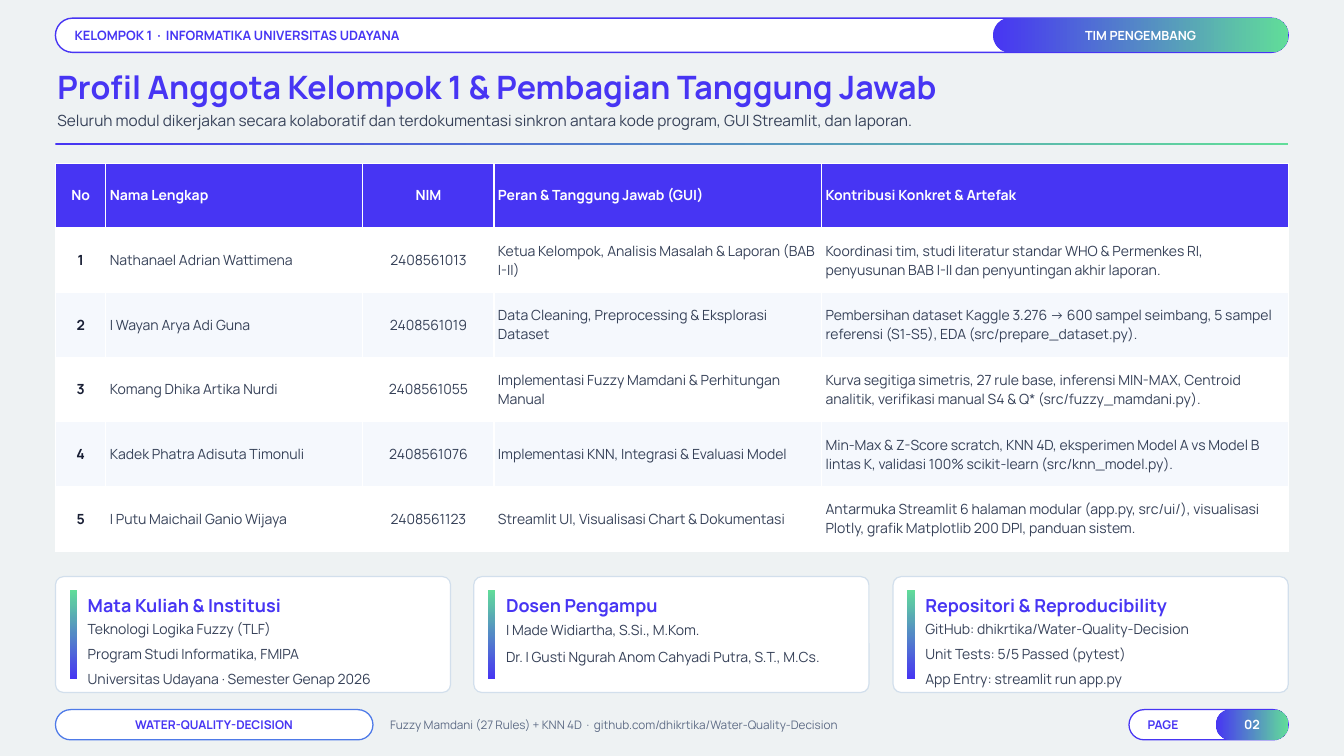
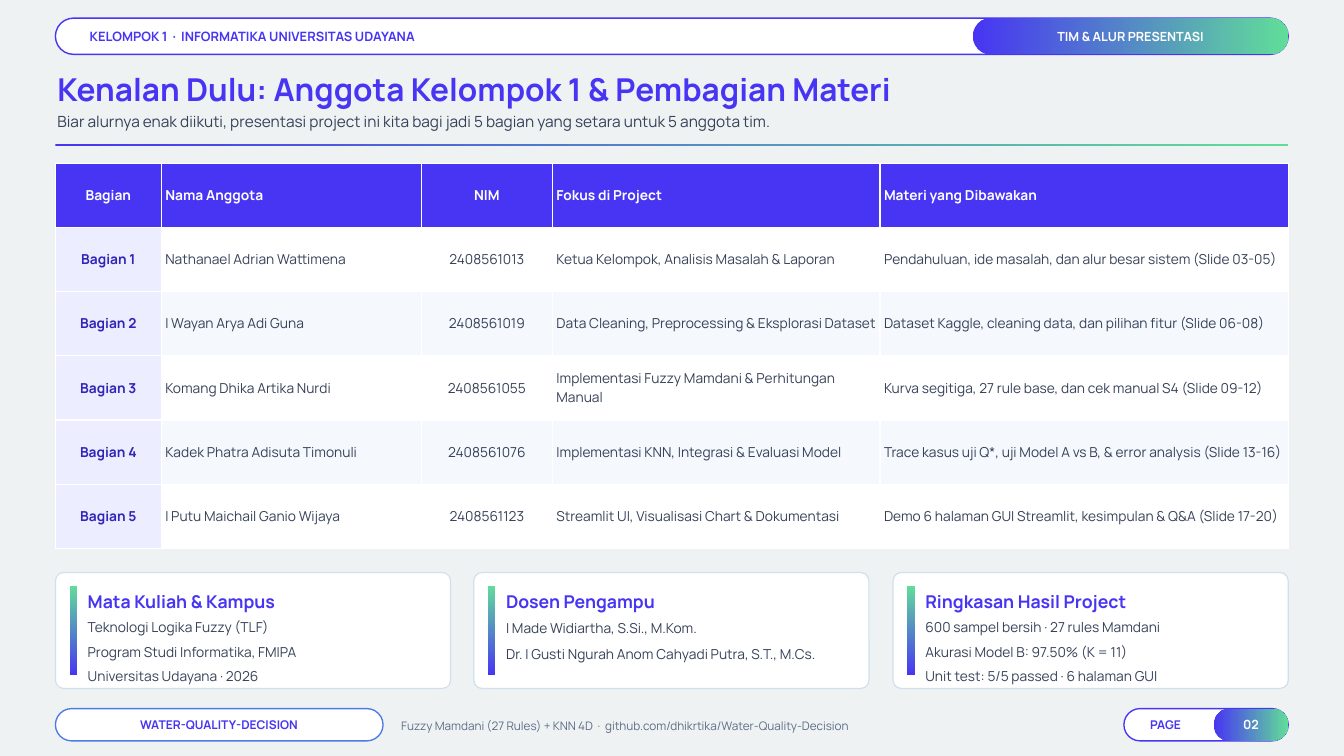
Before and after one commit to Niel-1/Water-Quality-Decision, a slide deck: slide 2 of docs/Presentasi_Final_Project_TLF_Kelompok_1.pptx. Drawn at 1344x756 pixels with LibreOffice and Linux fonts; fonts in the diff are those of the drawing; background and template pictures are left out. Boxes give left, top, right and bottom in pixels: in the first picture for what was removed or moved away, otherwise in the second. Text is boxed around its words. In the diff, an @@ line names an element or a change of style, - is before the commit and + after.

```diff
--- a/docs/Presentasi_Final_Project_TLF_Kelompok_1.pptx
+++ b/docs/Presentasi_Final_Project_TLF_Kelompok_1.pptx
@@ rounded rectangle "TIM & ALUR PRESENTASI": place and size @@
-rounded rectangle "TIM & ALUR PRESENTASI" at <box>993,18,1289,52</box>
+rounded rectangle "TIM & ALUR PRESENTASI" at <box>973,18,1289,54</box>
@@ text in rounded rectangle at <box>75,30,400,40</box>: text removed @@
-KELOMPOK 1 · INFORMATIKA UNIVERSITAS UDAYANA
@@ text added at <box>90,31,415,41</box>, 9.2 pt, text #4735F3, bold @@
+KELOMPOK 1 · INFORMATIKA UNIVERSITAS UDAYANA
@@ text in rounded rectangle at <box>1057,32,1204,41</box>: text changed @@
-TIM PENGEMBANG
+TIM & ALUR PRESENTASI
@@ text at <box>57,78,890,109</box>: text changed; size 23 to 22.5 pt @@
-Profil Anggota Kelompok 1 & Pembagian Tanggung Jawab
+Kenalan Dulu: Anggota Kelompok 1 & Pembagian Materi
@@ text at <box>57,115,770,131</box>: text changed @@
-Seluruh modul dikerjakan secara kolaboratif dan terdokumentasi sinkron antara kode program, GUI Streamlit, dan laporan.
+Biar alurnya enak diikuti, presentasi project ini kita bagi jadi 5 bagian yang setara untuk 5 anggota tim.
@@ table at <box>55,163,1289,548</box> @@
-row 1: No | Nama Lengkap | NIM | Peran & Tanggung Jawab (GUI) | Kontribusi Konkret & Artefak
+row 1: Bagian | Nama Anggota | NIM | Fokus di Project | Materi yang Dibawakan
-row 2: 1 | Nathanael Adrian Wattimena | 2408561013 | Ketua Kelompok, Analisis Masalah & Laporan (BAB I-II) | Koordinasi tim, studi literatur standar WHO & Permenkes RI, penyusunan BAB I-II dan penyuntingan akhir laporan.
+row 2: Bagian 1 | Nathanael Adrian Wattimena | 2408561013 | Ketua Kelompok, Analisis Masalah & Laporan | Pendahuluan, ide masalah, dan alur besar sistem (Slide 03-05)
-row 3, column 1: 2
+row 3, column 1: Bagian 2
-row 3, column 5: Pembersihan dataset Kaggle 3.276 -> 600 sampel seimbang, 5 sampel referensi (S1-S5), EDA (src/prepare_dataset.py).
+row 3, column 5: Dataset Kaggle, cleaning data, dan pilihan fitur (Slide 06-08)
-row 4, column 1: 3
+row 4, column 1: Bagian 3
-row 4, column 5: Kurva segitiga simetris, 27 rule base, inferensi MIN-MAX, Centroid analitik, verifikasi manual S4 & Q* (src/fuzzy_mamdani.py).
+row 4, column 5: Kurva segitiga, 27 rule base, dan cek manual S4 (Slide 09-12)
-row 5, column 1: 4
+row 5, column 1: Bagian 4
-row 5, column 5: Min-Max & Z-Score scratch, KNN 4D, eksperimen Model A vs Model B lintas K, validasi 100% scikit-learn (src/knn_model.py).
+row 5, column 5: Trace kasus uji Q*, uji Model A vs B, & error analysis (Slide 13-16)
-row 6, column 1: 5
+row 6, column 1: Bagian 5
-row 6, column 5: Antarmuka Streamlit 6 halaman modular (app.py, src/ui/), visualisasi Plotly, grafik Matplotlib 200 DPI, panduan sistem.
+row 6, column 5: Demo 6 halaman GUI Streamlit, kesimpulan & Q&A (Slide 17-20)
@@ fill #FFFFFF to #ECEEFF in 3 cells @@
@@ fill #F5F8FD to #ECEEFF in 2 cells @@
@@ size 10 to 9.8 pt in "NIM", "Nathanael Adrian Wattimena", "2408561013", "I Wayan Arya Adi Guna" and 11 more places @@
@@ text at <box>88,595,275,613</box>: text changed; size 12.8 to 12.6 pt @@
-Mata Kuliah & Institusi
+Mata Kuliah & Kampus
@@ text "Dosen Pengampu" at <box>506,595,655,613</box>: size 12.8 to 12.6 pt; line spacing 1.18 to 1.2 @@
@@ 3 rounded rectangles, 3 rectangles: place and size @@
-3 rounded rectangles, 3 rectangles at <box>55,577,1289,693</box>
+3 rounded rectangles, 3 rectangles at <box>55,573,1289,689</box>
@@ text removed at <box>925,599,1167,617</box> @@
-Repositori & Reproducibility
@@ text added at <box>925,595,1127,613</box>, 12.6 pt, text #4735F3, bold @@
+Ringkasan Hasil Project
@@ text at <box>88,620,296,661</box>: size 10 to 9.8 pt in "Teknologi Logika Fuzzy (TLF)", "Program Studi Informatika, FMIPA"; line spacing 1.22 to 1.24 @@
@@ text "I Made Widiartha, S.Si., M.Kom." at <box>506,623,816,663</box>: size 10 to 9.8 pt @@
@@ text at <box>925,622,1160,685</box>: text changed; size 10 to 9.8 pt @@
-GitHub: dhikrtika/Water-Quality-Decision
-Unit Tests: 5/5 Passed (pytest)
-App Entry: streamlit run app.py
+600 sampel bersih · 27 rules Mamdani
+Akurasi Model B: 97.50% (K = 11)
+Unit test: 5/5 passed · 6 halaman GUI
@@ text at <box>88,671,259,685</box>: text changed; size 10 to 9.8 pt @@
-Universitas Udayana · Semester Genap 2026
+Universitas Udayana · 2026
@@ rounded rectangle "WATER-QUALITY-DECISION": place and size @@
-rounded rectangle "WATER-QUALITY-DECISION" at <box>55,710,373,740</box>
+rounded rectangle "WATER-QUALITY-DECISION" at <box>55,709,383,741</box>
@@ rounded rectangle "WATER-QUALITY-DECISION" at <box>55,709,383,741</box>: outline #4E7AE8 0.9 pt to #4E7AE8 0.95 pt @@
@@ text "Fuzzy Mamdani (27 Rules) + ...": place and size @@
-text "Fuzzy Mamdani (27 Rules) + ..." at <box>390,719,838,732</box>
+text "Fuzzy Mamdani (27 Rules) + ..." at <box>401,720,849,733</box>
@@ text "Fuzzy Mamdani (27 Rules) + ..." at <box>401,720,849,733</box>: line spacing 1.18 to 1.2 @@
@@ rounded rectangle added at <box>1124,709,1289,741</box>, fill #FFFFFF, outline #4735F3 0.95 pt @@
@@ text "PAGE": place and size @@
-text "PAGE" at <box>1129,710,1289,740</box>
+text "PAGE" at <box>1150,720,1181,729</box>
@@ text "PAGE" at <box>1150,720,1181,729</box>: fill #FFFFFF to none; outline #4735F3 0.9 pt to none @@
```
Also in this commit, not shown: 11 other slides changed, 8 slides added, 3 slides removed, 1 other file.
